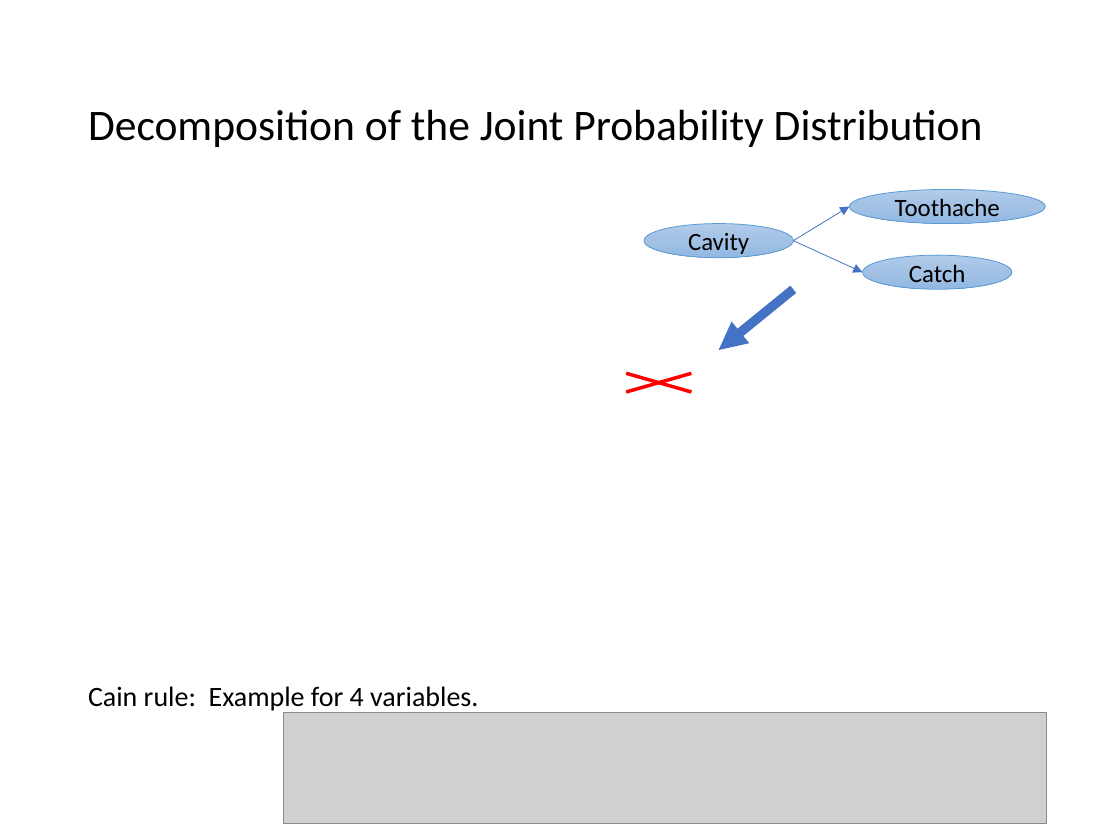
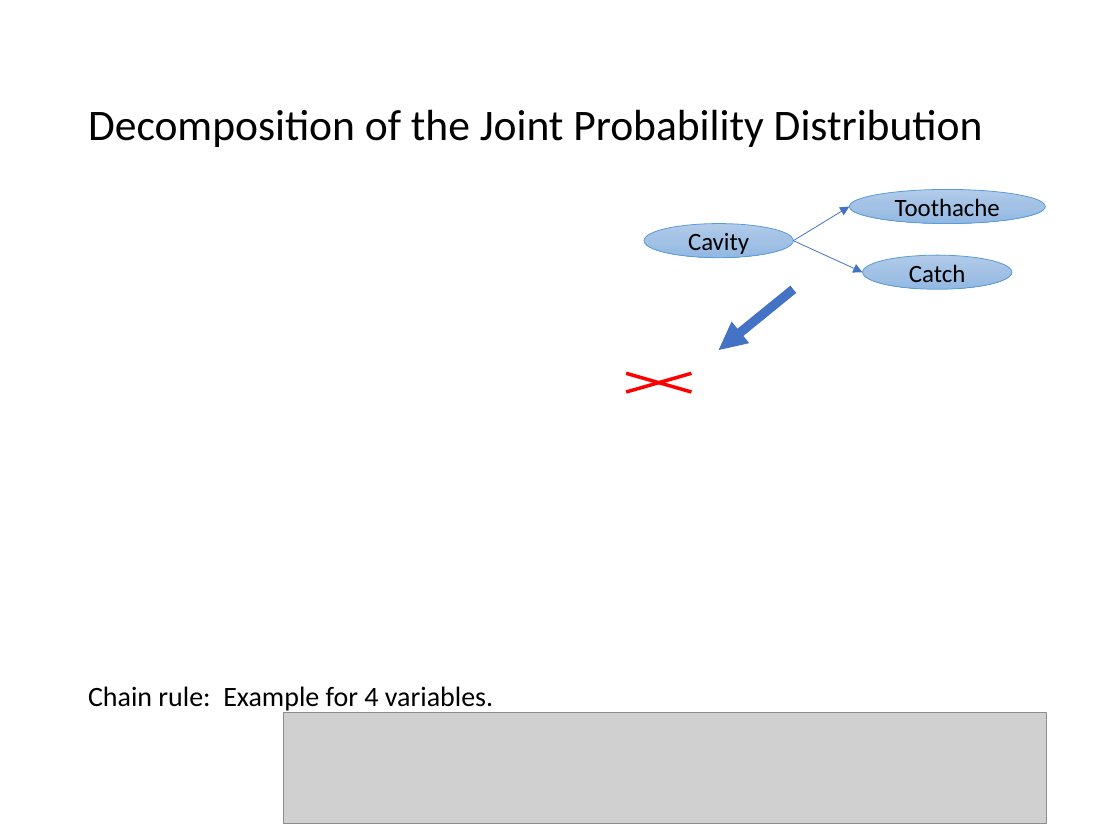
Before and after one commit to mhahsler/CS7320-AI, a slide deck: slide 31 of slides/12_uncertainty.pptx. Drawn at 1120x840 pixels with LibreOffice and Linux fonts; fonts in the diff are those of the drawing; grey boxes stand for pictures. Boxes give left, top, right and bottom in pixels: in the first picture for what was removed or moved away, otherwise in the second. Text is boxed around its words. In the diff, an @@ line names an element or a change of style, - is before the commit and + after.

```diff
--- a/slides/12_uncertainty.pptx
+++ b/slides/12_uncertainty.pptx
@@ text at bbox=[88, 686, 493, 713]: text changed @@
-Cain rule: Example for 4 variables.
+Chain rule: Example for 4 variables.
```
Also in this commit, not shown: 14 other slides changed, 1 other file.
